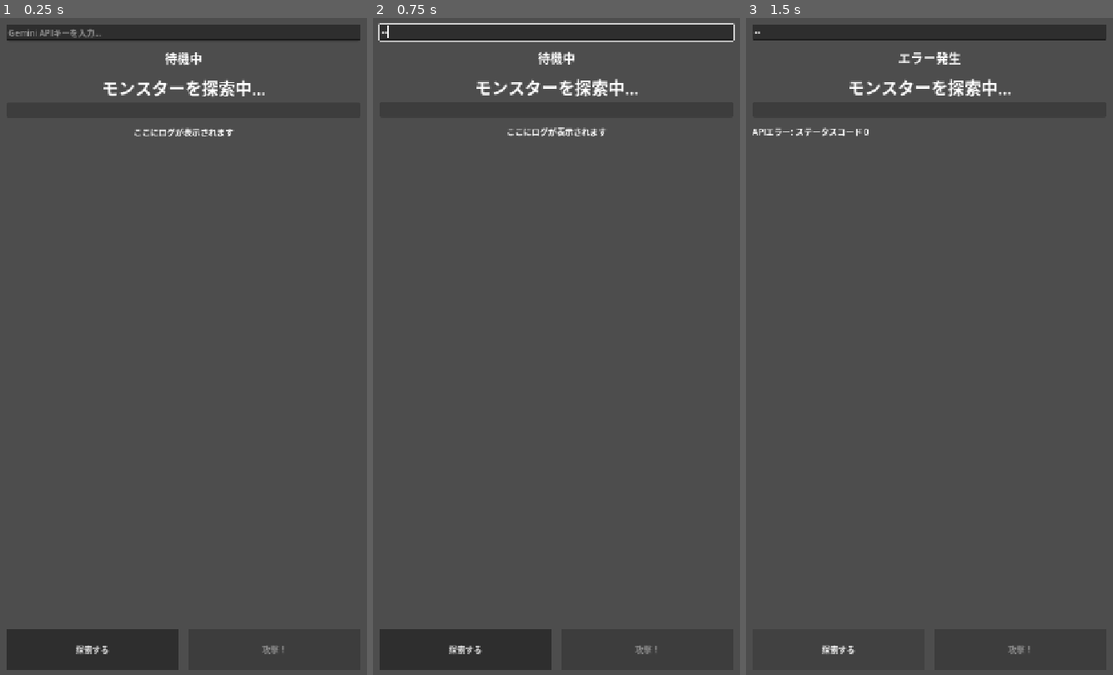
Above: before the commit, frames 1-3 (left to right).
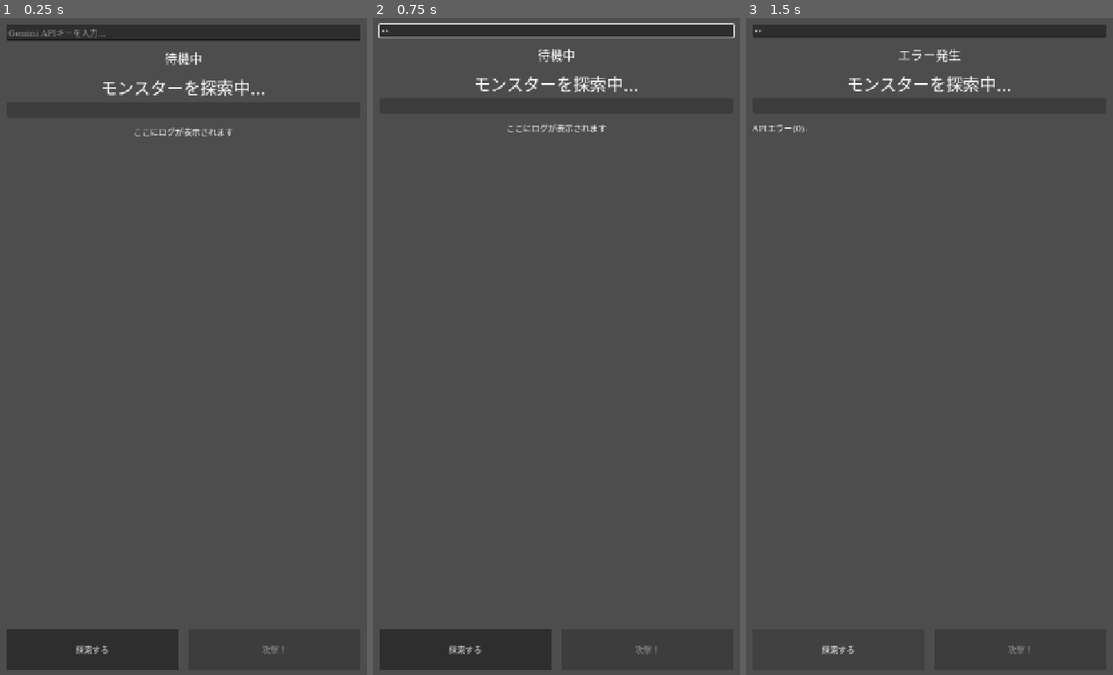
Above: after the commit, the same moments.

Repository: Usobanana/antigravity-aitest001
Game: Godot game, scene res://scenes/main.tscn
Same seed, same stepped clock (60 frames per second), same inputs: the game is played once before the commit and once after it.
Inputs (mouse positions are in pixels of both pictures, inside the frame that each line leads up to):
- Up to frame 1 (0.25 s): no input
- Up to frame 2 (0.75 s): click (556, 31) at 0.52 s; type "12" at 0.6 s
- Up to frame 3 (1.5 s): click "探索する" at 1.25 s

The runs differ from the first frame. In frame 1, 0.9% of the frame differs, in the area x 2-78%, y 1-97%; in frame 2, 2.0%, in the area x 1-99%, y 1-97%; in frame 3, 1.5%.

Commit message:
fix: resolve Japanese font issue and improve API error logging

Diff:
--- /dev/null
+++ b/新しいゲームプロジェクト/fonts/japanese_font.tres
@@ -0,0 +1,5 @@
+[gd_resource type="SystemFont" format=3]
+
+[resource]
+font_names = PackedStringArray("sans-serif", "Meiryo", "Yu Gothic", "Hiragino Kaku Gothic ProN", "Hiragino Sans", "Noto Sans JP")
+subpixel_positioning = 0
--- a/新しいゲームプロジェクト/scripts/ai_manager.gd
+++ b/新しいゲームプロジェクト/scripts/ai_manager.gd
@@ -38,14 +38,15 @@
 		error_occurred.emit("リクエストの開始に失敗しました。")
 
 func _on_request_completed(result, response_code, headers, body):
+	var response_text = body.get_string_from_utf8()
 	if response_code != 200:
-		error_occurred.emit("APIエラー: ステータスコード " + str(response_code))
+		error_occurred.emit("APIエラー(" + str(response_code) + "): " + response_text.left(100))
 		return
 
 	var json = JSON.new()
-	var parse_err = json.parse(body.get_string_from_utf8())
+	var parse_err = json.parse(response_text)
 	if parse_err != OK:
-		error_occurred.emit("JSONの解析に失敗しました。")
+		error_occurred.emit("JSON解析失敗: " + response_text.left(50))
 		return
 
 	var response = json.get_data()
--- a/新しいゲームプロジェクト/scripts/main.gd
+++ b/新しいゲームプロジェクト/scripts/main.gd
@@ -15,6 +15,15 @@
 var player_hp = 100
 
 func _ready():
+	# 日本語フォントの適用
+	var jp_font = load("res://fonts/japanese_font.tres")
+	status_label.add_theme_font_override("font", jp_font)
+	monster_name_label.add_theme_font_override("font", jp_font)
+	log_label.add_theme_font_override("normal_font", jp_font)
+	api_key_input.add_theme_font_override("font", jp_font)
+	spawn_button.add_theme_font_override("font", jp_font)
+	attack_button.add_theme_font_override("font", jp_font)
+
 	ai_manager.monster_generated.connect(_on_monster_generated)
 	ai_manager.error_occurred.connect(_on_ai_error)
 
@@ -31,9 +40,13 @@
 		monster_hp_bar.value = current_monster["current_hp"]
 
 func _on_spawn_button_pressed():
+	var key = api_key_input.text.strip_edges()
+	if key.is_empty():
+		status_label.text = "APIキーを入力してください"
+		return
 	status_label.text = "AI召喚中..."
 	spawn_button.disabled = true
-	ai_manager.generate_monster(api_key_input.text)
+	ai_manager.generate_monster(key)
 
 func _on_monster_generated(data):
 	current_monster = data
